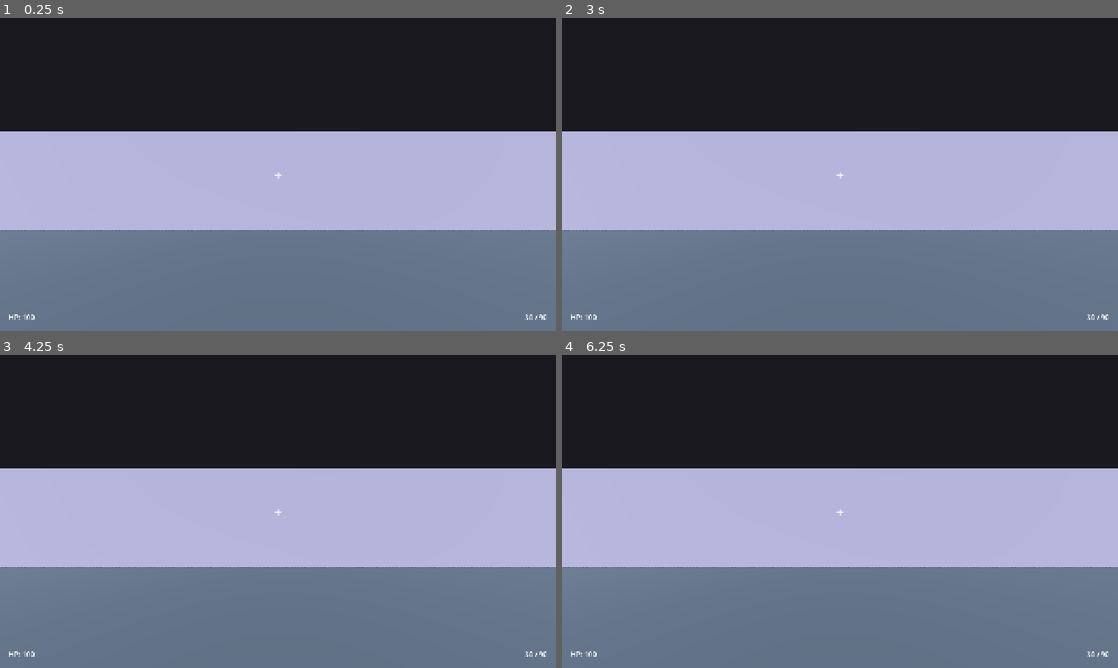
Above: before the commit, frames 1-4 (two rows, left to right).
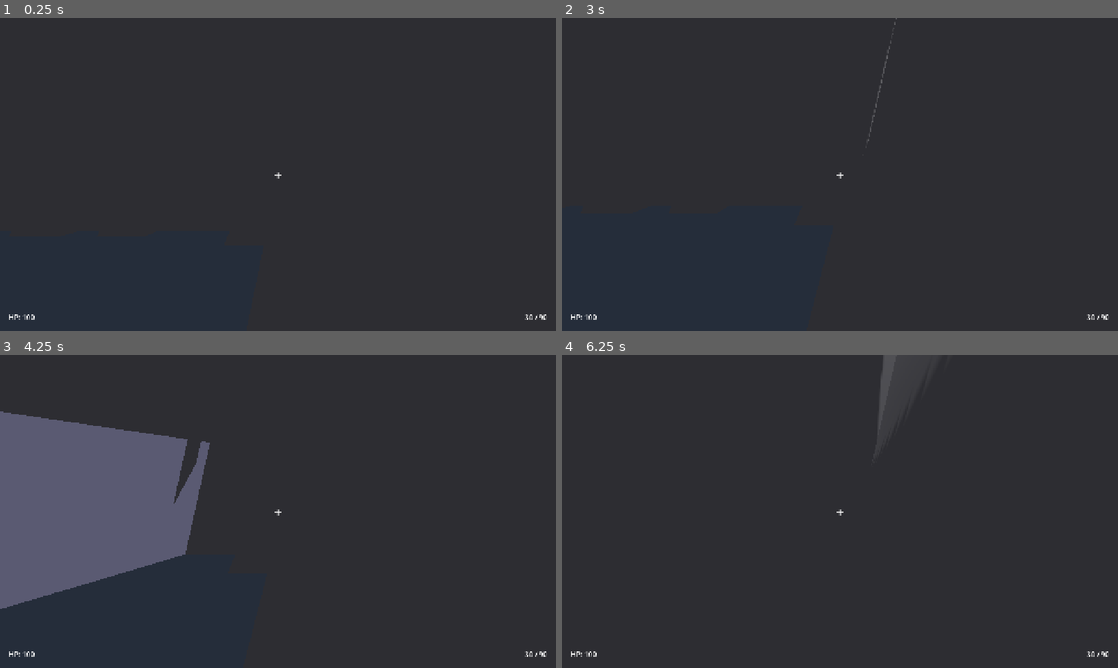
Above: after the commit, the same moments.

Repository: scholardream/Web-version-CS1.6-like-game
Game: Godot game, scene res://scenes/main.tscn
Same seed, same stepped clock (60 frames per second), same inputs: the game is played once before the commit and once after it.
Inputs (mouse positions are in pixels of both pictures, inside the frame that each line leads up to):
- Up to frame 1 (0.25 s): no input
- Up to frame 2 (3 s): tap Enter at 0.5, 2.75 s; move the mouse to (962, 158) at 0.52 s; press the mouse at (962, 158) at 0.53 s; hold D (move_right) 0.53-1.28 s; tap Space (jump) at 0.77, 1.52, 2 s; move the mouse to (728, 190) at 1.27 s; release the mouse at (728, 190) at 1.28 s; hold S (move_backward) 1.28-2.03 s; tap Ctrl (crouch) at 1.35 s; click (728, 190) at 1.55 s; move the mouse to (895, 105) at 2.02 s; press the mouse at (895, 105) at 2.03 s; hold D (move_right) 2.03-2.78 s; move the mouse to (812, 237) at 2.77 s; release the mouse at (812, 237) at 2.78 s; hold W (move_forward) from 2.78 s (still down); tap Shift (walk) at 2.85 s
- Up to frame 3 (4.25 s): tap Space (jump) at 3.02, 3.5, 3.77 s; click (250, 574) at 3.05 s; move the mouse to (444, 558) at 3.52 s; release W (move_forward) at 3.53 s; press the mouse at (444, 558) at 3.53 s; hold A (move_left) from 3.53 s (still down)
- Up to frame 4 (6.25 s): move the mouse to (673, 464) at 4.27 s; release the mouse at (673, 464) at 4.28 s; tap Ctrl (crouch) at 4.35 s; tap Space (jump) at 4.52, 5.75, 6.02 s; click (673, 464) at 4.55 s; tap Enter at 5 s; move the mouse to (867, 511) at 5.02 s; release A (move_left) at 5.03 s; press the mouse at (867, 511) at 5.03 s; hold S (move_backward) 5.03-5.78 s; move the mouse to (756, 433) at 5.77 s; release the mouse at (756, 433) at 5.78 s; hold D (move_right) from 5.78 s (still down); tap Shift (walk) at 5.85 s; click (756, 433) at 6.05 s

The runs differ from the first frame. In frame 1, 64% of the frame differs, in the area x 0-100%, y 36-100%; in frame 2, 64%; in frame 3, 68%, in the area x 0-100%, y 18-100%; in frame 4, 66%.
Error before the commit: Parse Error: Variable "weapon_rotation" has the same name as a previously declared variable. (res://scripts/player.gd:15)

Commit message:
Fix duplicate variable declaration in player.gd

Diff:
--- a/scripts/player.gd
+++ b/scripts/player.gd
@@ -12,7 +12,6 @@
 @export var weapon_model_path: String = "res://assets/models/low-poly_stg_44.glb"
 @export var weapon_scale: float = 0.5
 @export var weapon_rotation: Vector3 = Vector3(0, PI, 0)
-@export var weapon_rotation: Vector3 = Vector3(0, -PI / 2, 0)
 
 @onready var head: Node3D = $Head
 @onready var camera: Camera3D = $Head/Camera3D
@@ -60,7 +59,6 @@
     weapon.scale = Vector3(weapon_scale, weapon_scale, weapon_scale)
     weapon.rotation = weapon_rotation
 
-    # Clear existing children
     for child in weapon_holder.get_children():
         child.queue_free()
 
@@ -68,7 +66,6 @@
     print("Weapon placed at holder: pos=", weapon_holder.position, " scale=", weapon_scale)
 
 func _create_debug_weapon() -> void:
-    # Red box placeholder so you can see where the weapon should be
     var mesh := BoxMesh.new()
     mesh.size = Vector3(0.1, 0.1, 0.3)
     var mat := StandardMaterial3D.new()
@@ -83,24 +80,6 @@
         child.queue_free()
     weapon_holder.add_child(mi)
     print("DEBUG: red placeholder box shown at weapon holder")
-    var scene := load(weapon_model_path) as PackedScene
-    if scene == null:
-        push_warning("Failed to load weapon model: " + weapon_model_path)
-        return
-
-    var weapon := scene.instantiate() as Node3D
-    if weapon == null:
-        push_warning("Weapon model is not a Node3D")
-        return
-
-    weapon.scale = Vector3(weapon_scale, weapon_scale, weapon_scale)
-    weapon.rotation = weapon_rotation
-
-    # Clear existing children
-    for child in weapon_holder.get_children():
-        child.queue_free()
-
-    weapon_holder.add_child(weapon)
 
 func _input(event: InputEvent) -> void:
     if event is InputEventMouseMotion and Input.mouse_mode == Input.MOUSE_MODE_CAPTURED:
@@ -171,17 +150,14 @@
     can_shoot = false
     get_tree().create_timer(FIRE_RATE).timeout.connect(func(): can_shoot = true)
 
-    # Visual recoil on weapon holder
     weapon_holder.position.z += 0.02
     get_tree().create_timer(0.05).timeout.connect(func(): weapon_holder.position.z -= 0.02)
 
-    # Raycast shoot
     raycast.force_raycast_update()
     if raycast.is_colliding():
         var collider := raycast.get_collider()
         var hit_point := raycast.get_collision_point()
         print("Hit: ", collider.name, " at ", hit_point)
-        # TODO: apply damage to collider if it has health
 
 func _try_reload() -> void:
     if is_reloading or current_ammo == MAGAZINE_SIZE or reserve_ammo <= 0:
